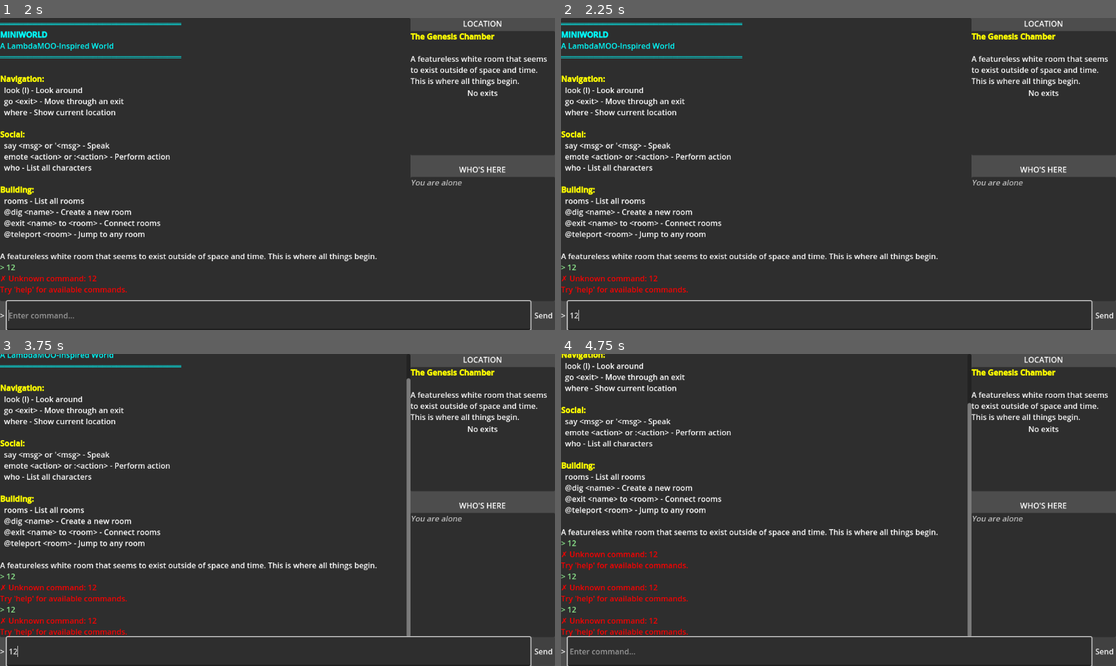
Above: before the commit, frames 1-4 (two rows, left to right).
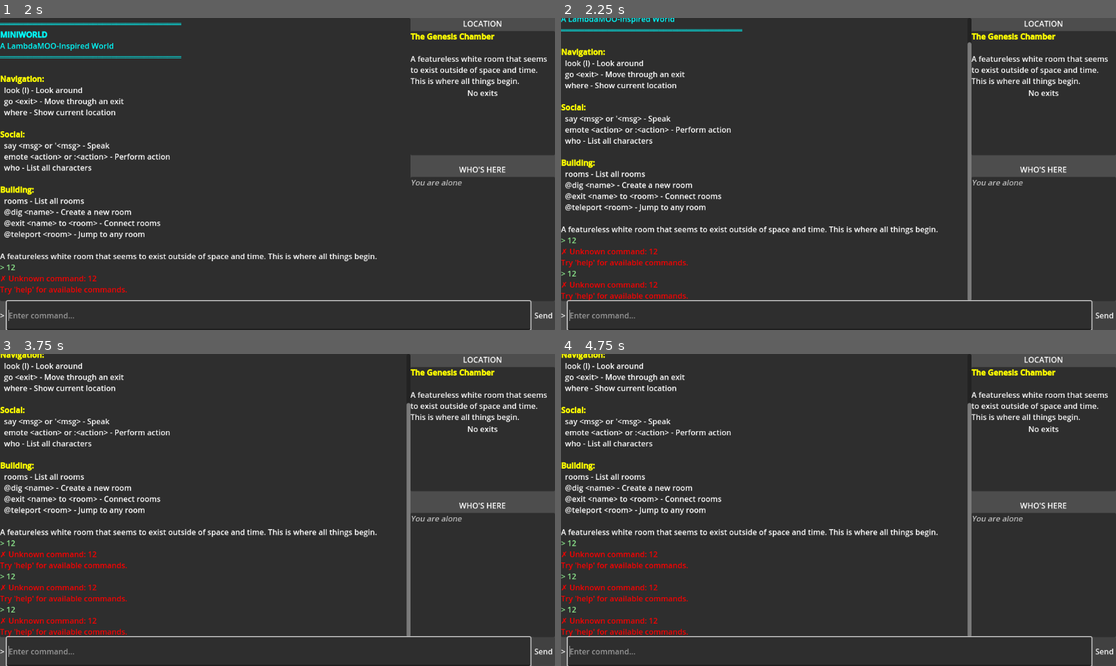
Above: after the commit, the same moments.

Repository: Jadael/Miniworld
Game: Godot game, scene res://game_ui.tscn
Same seed, same stepped clock (60 frames per second), same inputs: the game is played once before the commit and once after it.
Inputs (mouse positions are in pixels of both pictures, inside the frame that each line leads up to):
- Up to frame 1 (2 s): click (266, 314) at 0.52 s; type "12" at 0.6 s; click "Send" at 1.25 s
- Up to frame 2 (2.25 s): tap Enter (ui_accept) at 2 s; hold Up from 2.03 s (still down); tap Keypad Enter at 2.1 s
- Up to frame 3 (3.75 s): tap Enter (ui_accept) at 2.27, 2.75, 3.02, 3.5 s; release Up at 2.78 s; hold Down 2.78-3.53 s; tap Keypad Enter at 2.85, 3.6 s; hold Up from 3.53 s (still down)
- Up to frame 4 (4.75 s): keep holding Up; tap Enter (ui_accept) at 4.25, 4.52 s; tap Keypad Enter at 4.35 s

Frame 1 is identical in both runs. In frame 2, 9.0% of the frame differs, in the area x 0-74%, y 0-98%; in frame 3, 6.0%; in frame 4, less than 0.1%.

Commit message:
Fixed input losing focus

Diff:
--- a/Core/command_parser.gd
+++ b/Core/command_parser.gd
@@ -428,7 +428,8 @@
 
 	# Star at end: prefix match
 	if pattern_lower.ends_with("*"):
-		var prefix: String = pattern_lower.substr(0, pattern_lower.length() - 1)
+		var prefix: String = pattern_lower.substr(0, pattern_lower.length() - 1) #FIXME: W 0:00:02:198   The variable "prefix" is declared below in the parent block. <GDScript Error>CONFUSABLE_LOCAL_DECLARATION <GDScript Source>command_parser.gd:431
+
 		return input_lower.begins_with(prefix)
 
 	# Star in middle: match prefix up to star
--- a/UI/game_ui.gd
+++ b/UI/game_ui.gd
@@ -65,7 +65,8 @@
 	a formatted welcome message with command reference.
 	"""
 	# Connect input signals
-	command_input.text_submitted.connect(_on_command_submitted)
+	# NOTE: We handle Enter key manually in _input() instead of using text_submitted
+	# because LineEdit's text_submitted signal has focus issues in Godot
 	send_button.pressed.connect(_on_send_pressed)
 
 	# Focus on input for immediate interaction
@@ -95,17 +96,24 @@
 	add_event("")
 
 func _input(event: InputEvent) -> void:
-	"""Handle keyboard input for command history navigation.
+	"""Handle keyboard input for command history navigation and Enter key.
 
 	Intercepts UP/DOWN arrow keys when command input is focused to
-	navigate through command history.
+	navigate through command history. Also intercepts Enter key to
+	avoid LineEdit's text_submitted focus issues.
 
 	Args:
 		event: The input event to process
 	"""
-	# Command history navigation with arrow keys
 	if event is InputEventKey and event.pressed and command_input.has_focus():
-		if event.keycode == KEY_UP:
+		# Handle Enter key for command submission
+		if event.keycode == KEY_ENTER or event.keycode == KEY_KP_ENTER:
+			var text: String = command_input.text
+			if not text.strip_edges().is_empty():
+				_on_command_submitted(text)
+			get_viewport().set_input_as_handled()
+		# Command history navigation with arrow keys
+		elif event.keycode == KEY_UP:
 			_history_prev()
 			get_viewport().set_input_as_handled()
 		elif event.keycode == KEY_DOWN:
@@ -139,7 +147,7 @@
 	# Clear input
 	command_input.clear()
 
-	# Re-grab focus immediately (LineEdit can handle this during text_submitted)
+	# Re-grab focus to keep input ready for next command
 	command_input.grab_focus()
 
 
